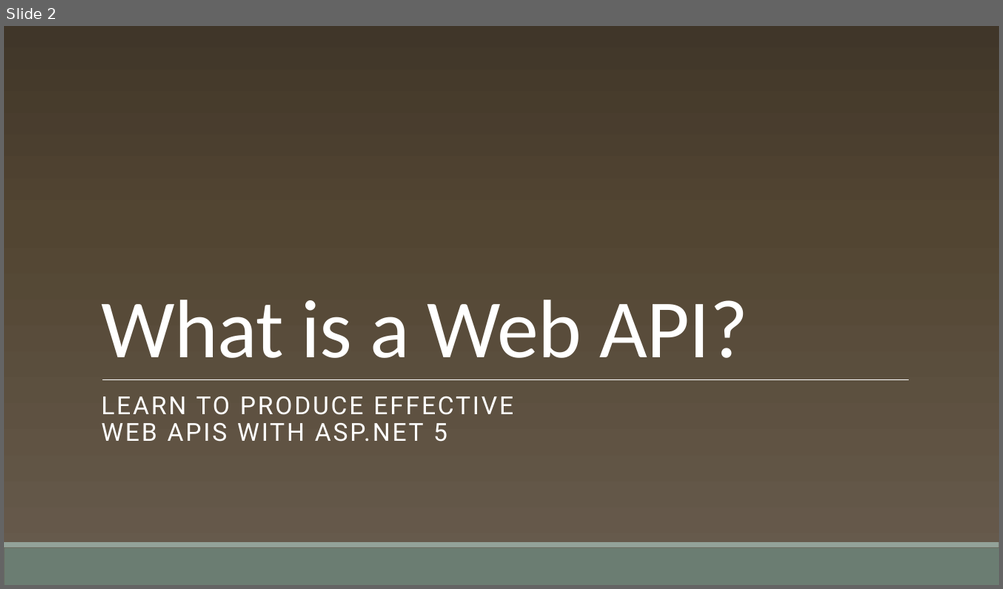
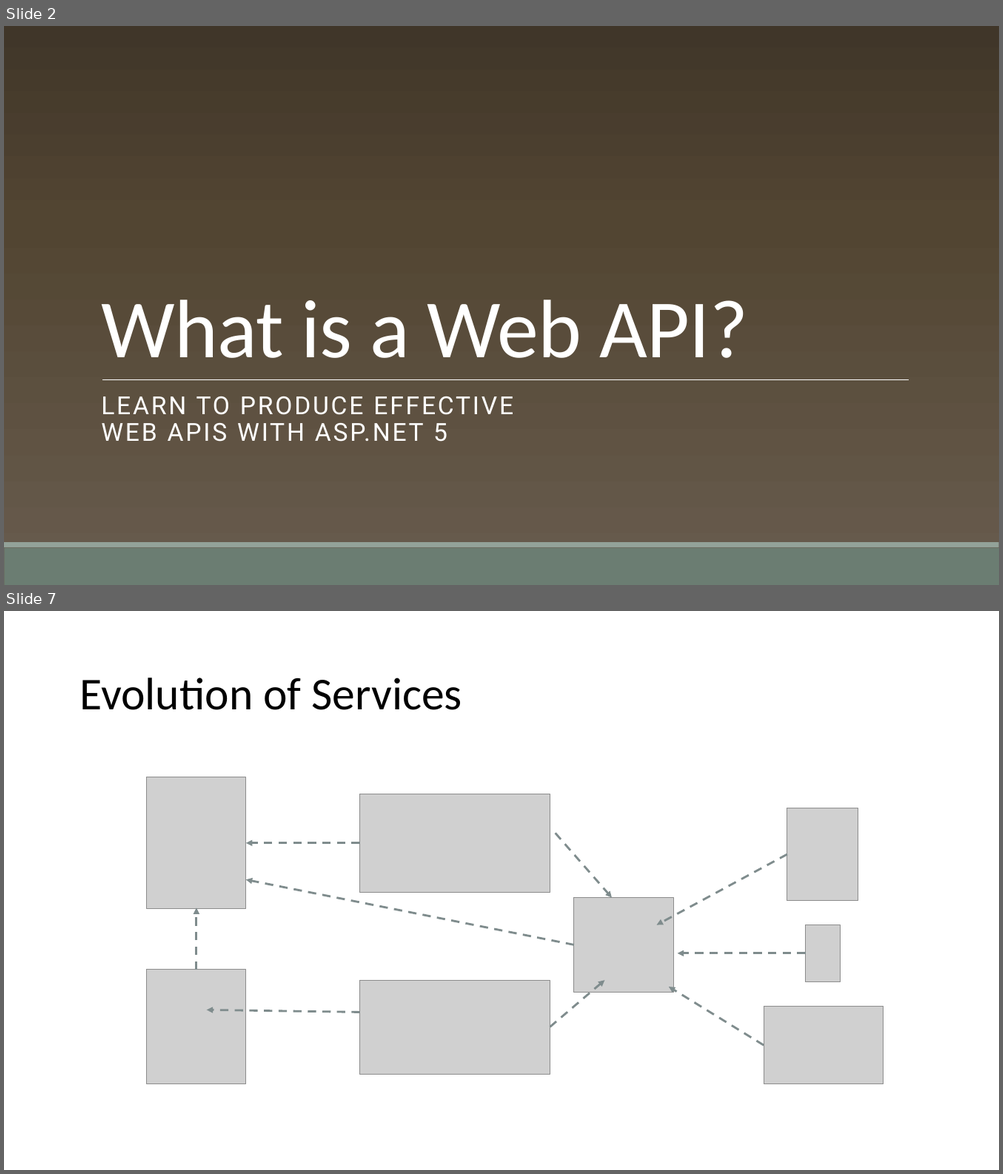
Before and after one commit to cwoodruff/aspnet-5-web-api-workshop, a slide deck: module-1/01-01 What is a Web API/01-01 What is a Web API.pptx. Shown one above the other, each under a label of ours: slide 2 before the commit, slides 2 and 7 after it; the slides between them are not shown. The pictures are 1003x589 and 1003x1174 pixels, drawn with LibreOffice and Linux fonts; fonts in the diff are those of the drawing; grey boxes stand for pictures; background and template pictures are left out. Boxes give left, top, right and bottom in pixels: in the first picture for what was removed or moved away, otherwise in the second. Text is boxed around its words. In the diff, an @@ line names an element or a change of style, - is before the commit and + after.

```diff
--- a/module-1/01-01 What is a Web API/01-01 What is a Web API.pptx
+++ b/module-1/01-01 What is a Web API/01-01 What is a Web API.pptx
@@ slide 7 added at (x1=4, y1=611, x2=999, y2=1170), background #FFFFFF @@
@@ title added at (x1=79, y1=678, x2=461, y2=710), 44 pt, text #000000 @@
+Evolution of Services
@@ picture added at (x1=147, y1=777, x2=246, y2=908) @@
@@ picture added at (x1=360, y1=794, x2=550, y2=892) @@
@@ picture added at (x1=788, y1=808, x2=858, y2=900) @@
@@ arrow added from (360, 843) to (246, 843), #7F8C8D 2 pt dashed @@
@@ arrow added from (555, 833) to (612, 898), #7F8C8D 2 pt dashed @@
@@ arrow added from (788, 854) to (657, 925), #7F8C8D 2 pt dashed @@
@@ arrow added from (574, 945) to (246, 880), #7F8C8D 2 pt dashed @@
@@ picture added at (x1=574, y1=898, x2=673, y2=993) @@
@@ arrow added from (196, 970) to (196, 908), #7F8C8D 2 pt dashed @@
@@ picture added at (x1=805, y1=925, x2=839, y2=982) @@
@@ arrow added from (805, 954) to (677, 954), #7F8C8D 2 pt dashed @@
@@ picture added at (x1=147, y1=970, x2=246, y2=1085) @@
@@ picture added at (x1=360, y1=980, x2=550, y2=1074) @@
@@ arrow added from (550, 1028) to (605, 980), #7F8C8D 2 pt dashed @@
@@ arrow added from (763, 1045) to (669, 987), #7F8C8D 2 pt dashed @@
@@ arrow added from (360, 1012) to (207, 1010), #7F8C8D 2 pt dashed @@
@@ picture added at (x1=763, y1=1006, x2=883, y2=1085) @@
```
Also in this commit, not shown: 4 other slides added, 1 slide removed, 6 other files.
